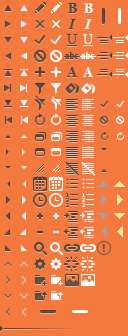
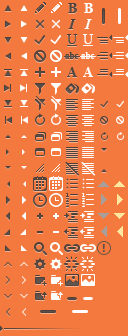
Layers edited between the first and the second 128 × 336 image:
added layer "minimize hover" in group "window" over [83, 297, 93, 300]
added layer "minimize" in group "window" over [67, 297, 77, 300]
